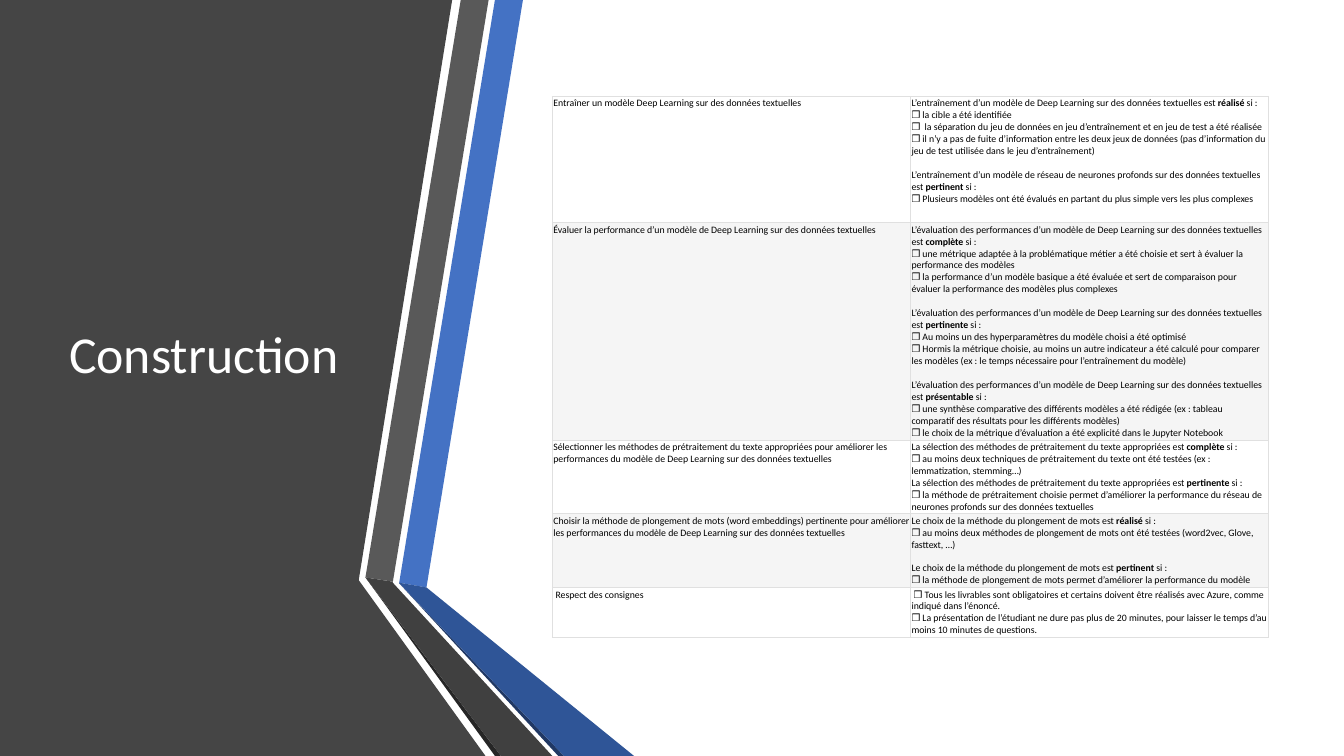
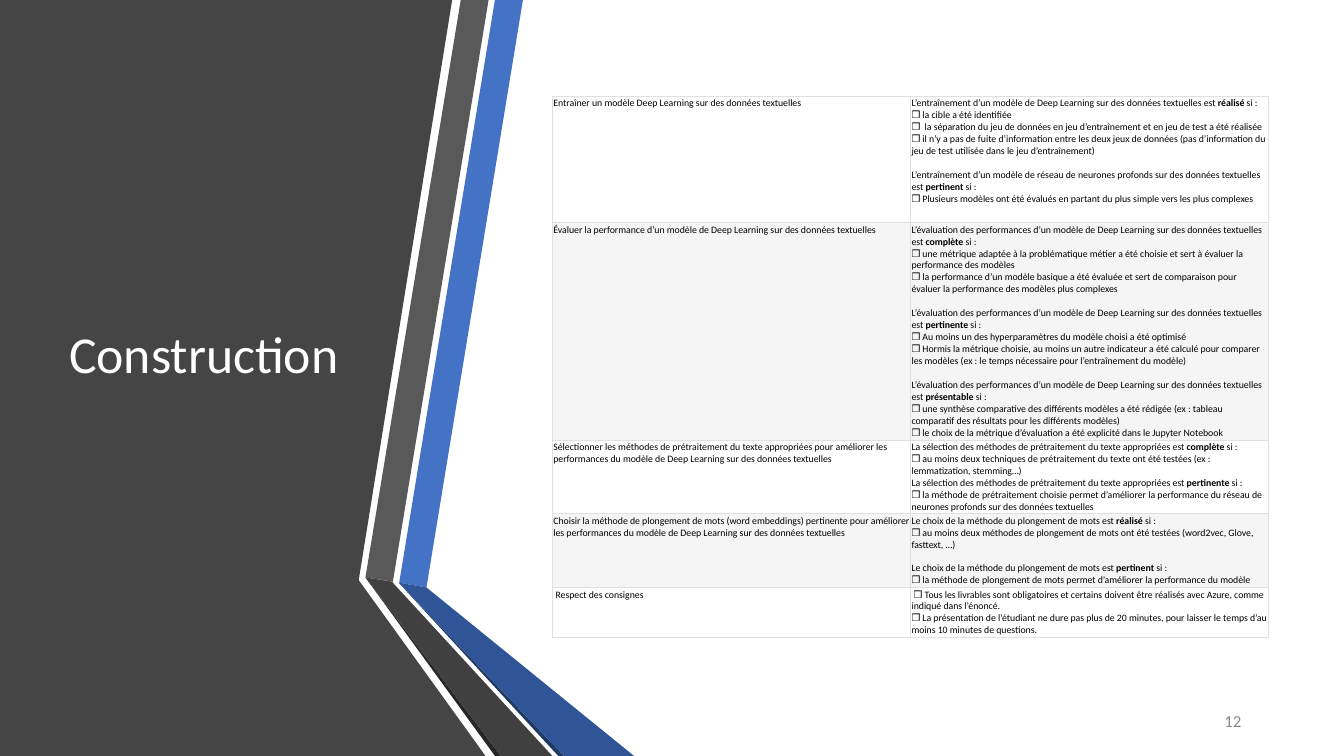
Before and after one commit to Sfix/OC-P07, a slide deck: slide 12 of P07 - Serge Neuman.pptx (slide 7 before the commit). Drawn at 1344x756 pixels with LibreOffice and Linux fonts; fonts in the diff are those of the drawing. Boxes give left, top, right and bottom in pixels: in the first picture for what was removed or moved away, otherwise in the second. Text is boxed around its words. In the diff, an @@ line names an element or a change of style, - is before the commit and + after.

```diff
--- a/P07 - Serge Neuman.pptx
+++ b/P07 - Serge Neuman.pptx
@@ page number added at (x1=1224, y1=716, x2=1241, y2=727), 12 pt, text #8C8C8C @@
+12
```
Also in this commit, not shown: 5 other slides changed, 6 slides added, 1 slide removed, 10 other files.
